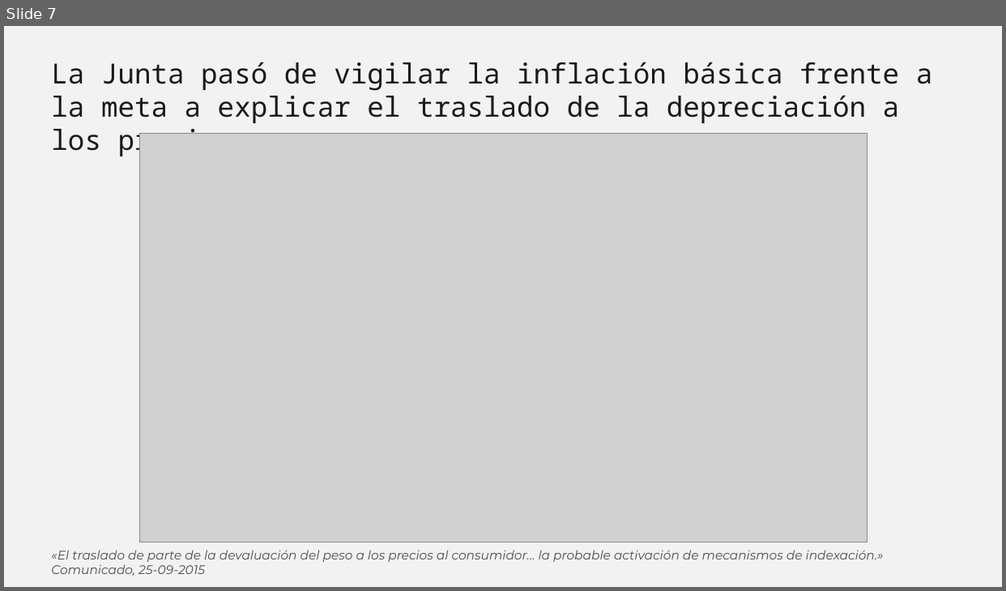
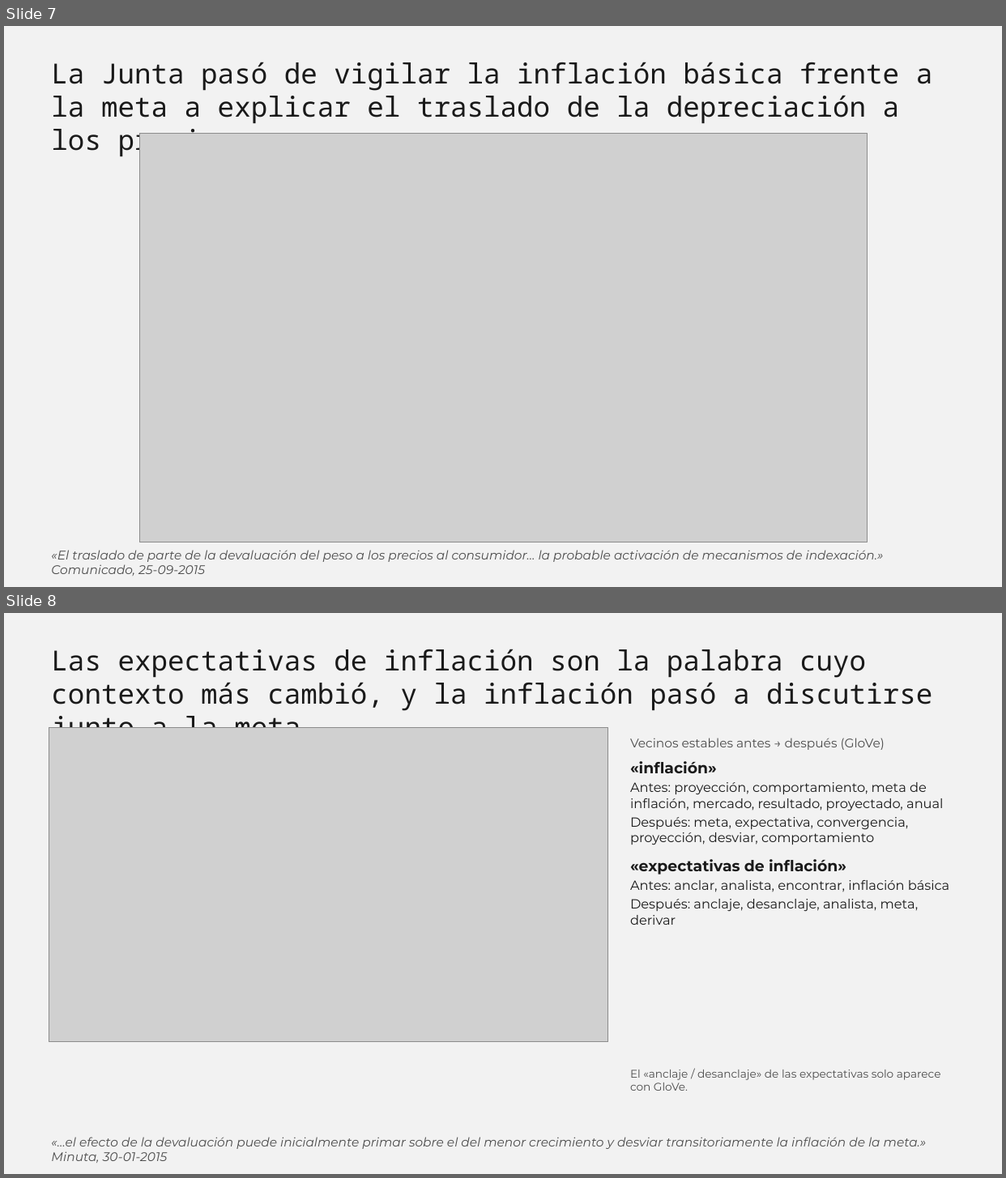
Before and after one commit to talleres-ECON3785/taller_03, a slide deck: 04_Presentaciones/borrador_presentacion.pptx. Shown one above the other, each under a label of ours: slide 7 before the commit, slides 7 and 8 after it. The pictures are 1006x591 and 1006x1178 pixels, drawn with LibreOffice and Linux fonts; fonts in the diff are those of the drawing; grey boxes stand for pictures. Boxes give left, top, right and bottom in pixels: in the first picture for what was removed or moved away, otherwise in the second. Text is boxed around its words. In the diff, an @@ line names an element or a change of style, - is before the commit and + after.

```diff
--- a/04_Presentaciones/borrador_presentacion.pptx
+++ b/04_Presentaciones/borrador_presentacion.pptx
@@ slide 8 added at [4,613,1002,1174], background #F2F2F2 @@
@@ text added at [51,649,932,728], 40 pt, text #1A1A1A @@
+Las expectativas de inflación son la palabra cuyo contexto más cambió, y la inflación pasó a discutirse junto a la meta
@@ picture added at [49,728,607,1042] @@
@@ text added at [630,738,950,925], 19 pt, text #1A1A1A @@
+Vecinos estables antes → después (GloVe)
+«inflación»
+Antes: proyección, comportamiento, meta de inflación, mercado, resultado, proyectado, anual
+Después: meta, expectativa, convergencia, proyección, desviar, comportamiento
+«expectativas de inflación»
+Antes: anclar, analista, encontrar, inflación básica
+Después: anclaje, desanclaje, analista, meta, derivar
@@ text added at [630,1070,941,1091], 16 pt, text #4D4D4D @@
+El «anclaje / desanclaje» de las expectativas solo aparece con GloVe.
@@ text added at [51,1137,927,1163], 18 pt, text #4D4D4D, italic @@
+«…el efecto de la devaluación puede inicialmente primar sobre el del menor crecimiento y desviar transitoriamente la inflación de la meta.» Minuta, 30-01-2015
```
Also in this commit, not shown: 2 slides changed, 1 other slide added, 1 slide removed, 9 other files.
